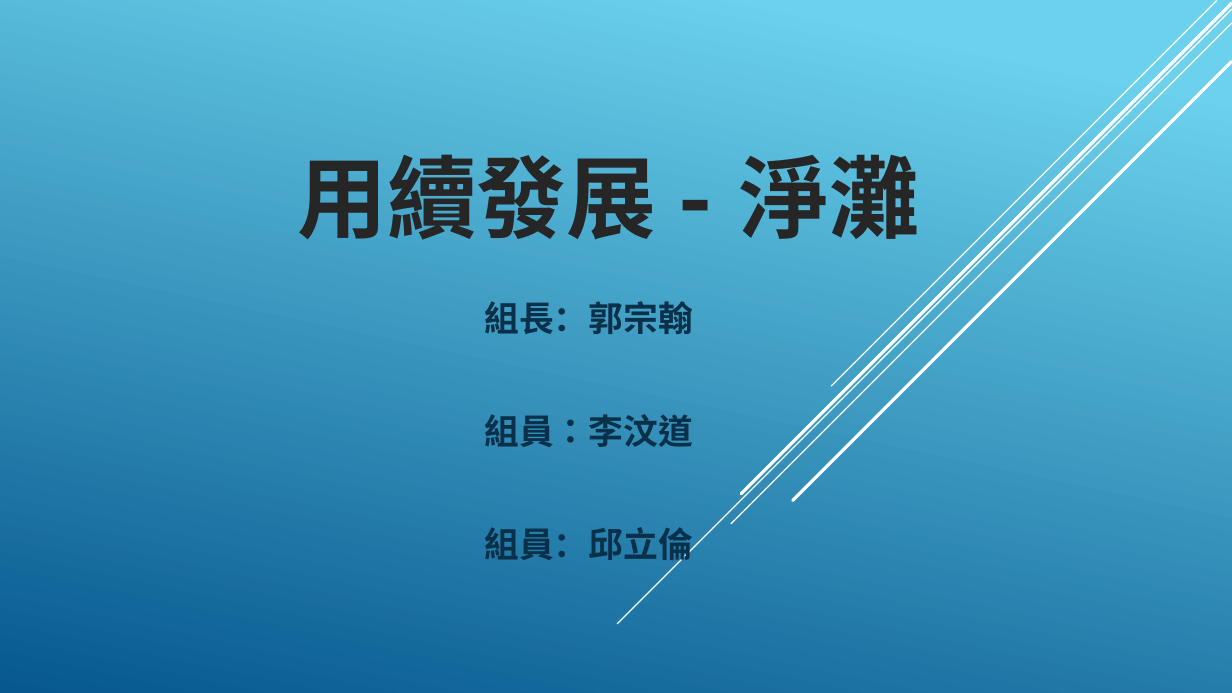
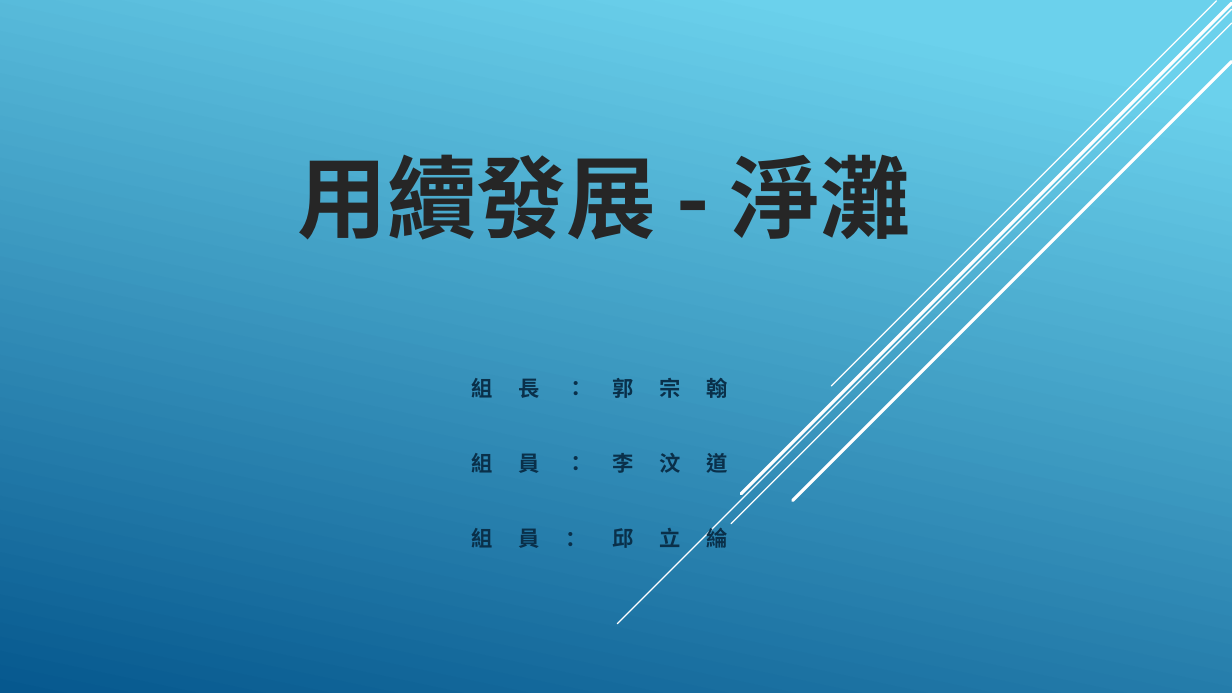
Before and after one commit to DennySORA/Environmental_Sustainability_Partition_Hackathon_2018, a slide deck: slide 1 of doc/永續發展 - 淨灘.pptx. Drawn at 1232x693 pixels with LibreOffice and Linux fonts; fonts in the diff are those of the drawing; background and template pictures are left out. Boxes give left, top, right and bottom in pixels: in the first picture for what was removed or moved away, otherwise in the second. Text is boxed around its words. In the diff, an @@ line names an element or a change of style, - is before the commit and + after.

```diff
--- a/doc/永續發展 - 淨灘.pptx
+++ b/doc/永續發展 - 淨灘.pptx
@@ title "用續發展 - 淨灘" at box(297, 154, 910, 240): font TeX Gyre Adventor to Noto Sans CJK SC @@
@@ subtitle "組長：郭宗翰": place and size @@
-subtitle "組長：郭宗翰" at box(484, 301, 693, 566)
+subtitle "組長：郭宗翰" at box(472, 378, 727, 548)
@@ subtitle at box(472, 378, 727, 473): size 27.1 to 16.6 pt, letter spacing 0 to 20 pt in "組長：郭宗翰", "組員：李汶道"; less space between paragraphs @@
@@ subtitle at box(472, 525, 727, 548): text changed; size 27.1 to 16.6 pt @@
-組員：邱立倫
+組員：邱立綸
```
Also in this commit, not shown: 5 other slides changed, 1 slide removed.
